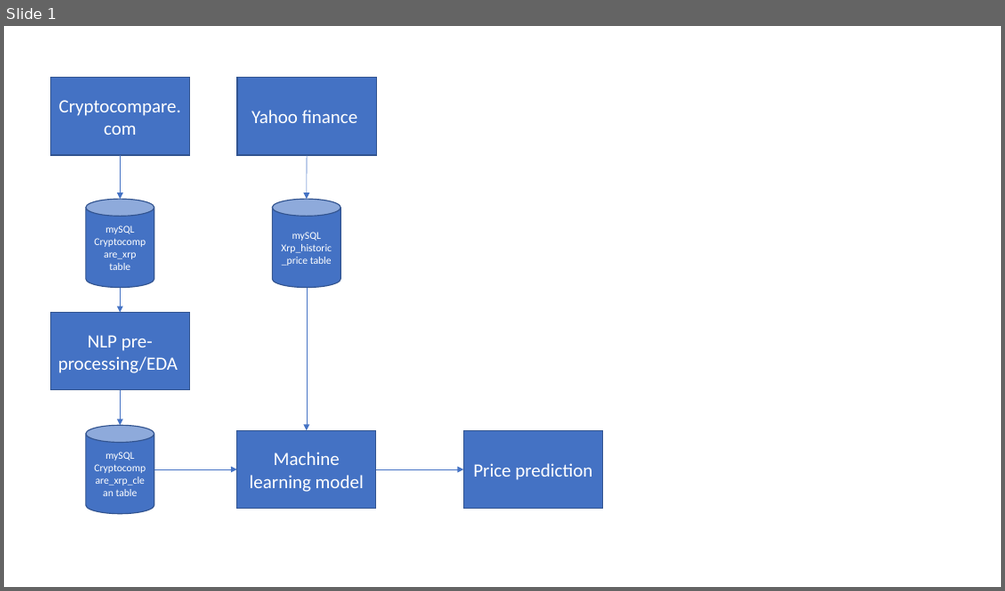
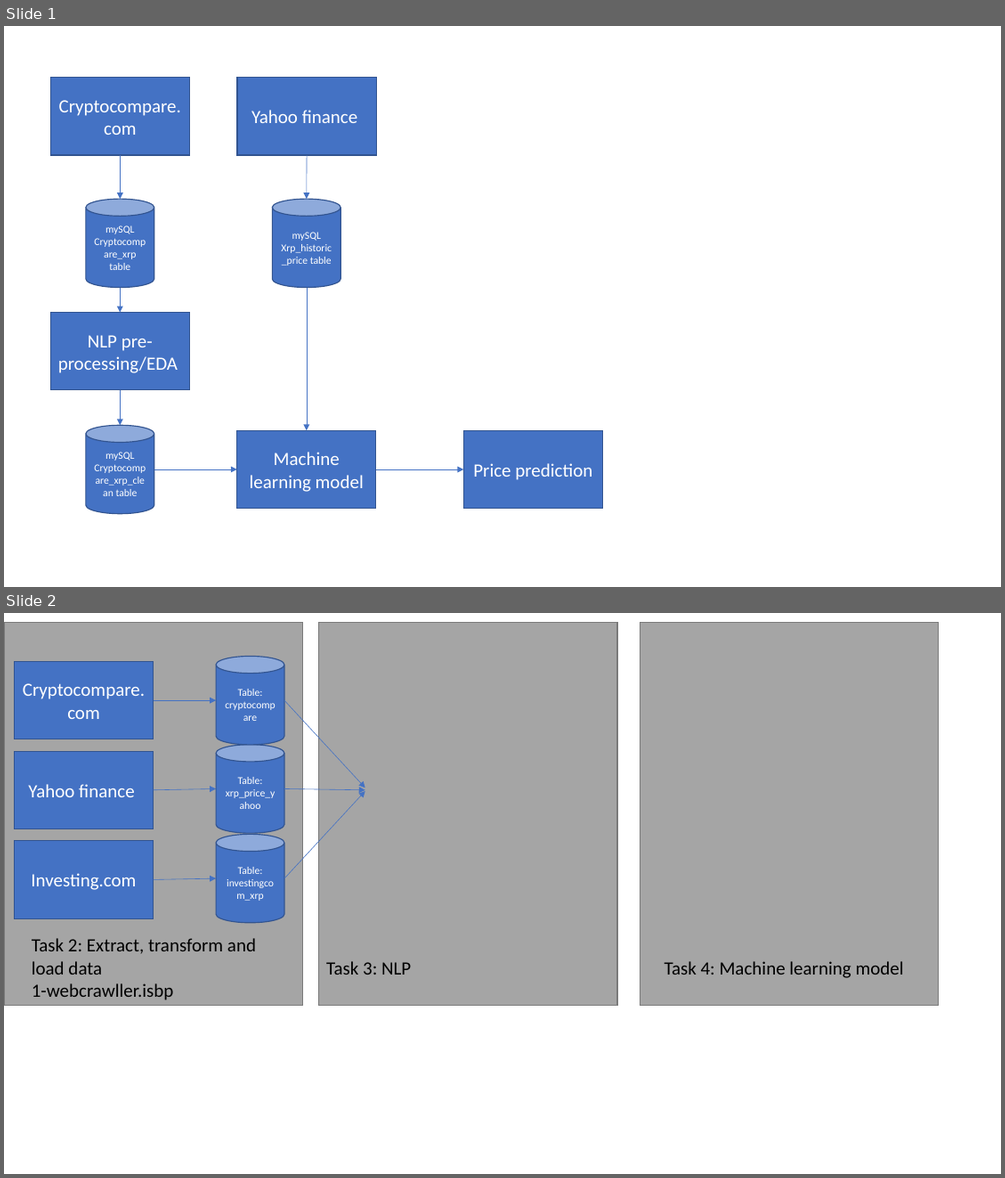
Before and after one commit to jaydendzierbicki/webcrawl-long-short-term-memory-network, a slide deck: task1/model_diagram.pptx. Shown one above the other, each under a label of ours: slide 1 before the commit, slides 1 and 2 after it. The pictures are 1005x591 and 1005x1178 pixels, drawn with LibreOffice and Linux fonts; fonts in the diff are those of the drawing. Boxes give left, top, right and bottom in pixels: in the first picture for what was removed or moved away, otherwise in the second. Text is boxed around its words. In the diff, an @@ line names an element or a change of style, - is before the commit and + after.

Commit message:
Major update to task 1 and task 2 files

```diff
--- a/task1/model_diagram.pptx
+++ b/task1/model_diagram.pptx
@@ slide 2 added at [4,613,1001,1174], background #FFFFFF @@
@@ rectangle added at [4,623,302,1005], fill #A5A5A5, outline #7A7A7A 1 pt @@
@@ rectangle added at [319,623,617,1005], fill #A5A5A5, outline #7A7A7A 1 pt @@
@@ rectangle added at [639,623,938,1005], fill #A5A5A5, outline #7A7A7A 1 pt @@
@@ rectangle added at [15,662,154,739], fill #4472C4, outline #325491 1 pt, 18 pt, text #FFFFFF @@
+Cryptocompare.com
@@ cylinder added at [217,657,285,745], fill #4472C4, outline #325491 1 pt, 10 pt, text #FFFFFF @@
+Table: cryptocompare
@@ arrow added from (154, 700) to (217, 700), #4472C4 0.5 pt @@
@@ arrow added from (284, 700) to (365, 788), #4472C4 0.5 pt @@
@@ cylinder added at [217,745,285,833], fill #4472C4, outline #325491 1 pt, 10 pt, text #FFFFFF @@
+Table: xrp_price_yahoo
@@ rectangle added at [15,751,154,829], fill #4472C4, outline #325491 1 pt, 18 pt, text #FFFFFF @@
+Yahoo finance
@@ arrow added from (154, 790) to (217, 788), #4472C4 0.5 pt @@
@@ arrow added from (284, 788) to (365, 790), #4472C4 0.5 pt @@
@@ arrow added from (284, 878) to (365, 791), #4472C4 0.5 pt @@
@@ rectangle added at [15,840,154,918], fill #4472C4, outline #325491 1 pt, 18 pt, text #FFFFFF @@
+Investing.com
@@ cylinder added at [217,835,285,923], fill #4472C4, outline #325491 1 pt, 10 pt, text #FFFFFF @@
+Table: investingcom_xrp
@@ arrow added from (154, 879) to (217, 878), #4472C4 0.5 pt @@
@@ text added at [32,938,256,1000], 18 pt, text #000000 @@
+Task 2: Extract, transform and load data
+1-webcrawller.isbp
@@ text added at [326,961,411,974], 18 pt, text #000000 @@
+Task 3: NLP
@@ text added at [664,961,904,978], 18 pt, text #000000 @@
+Task 4: Machine learning model
```
Also in this commit, not shown: 7 other files.
